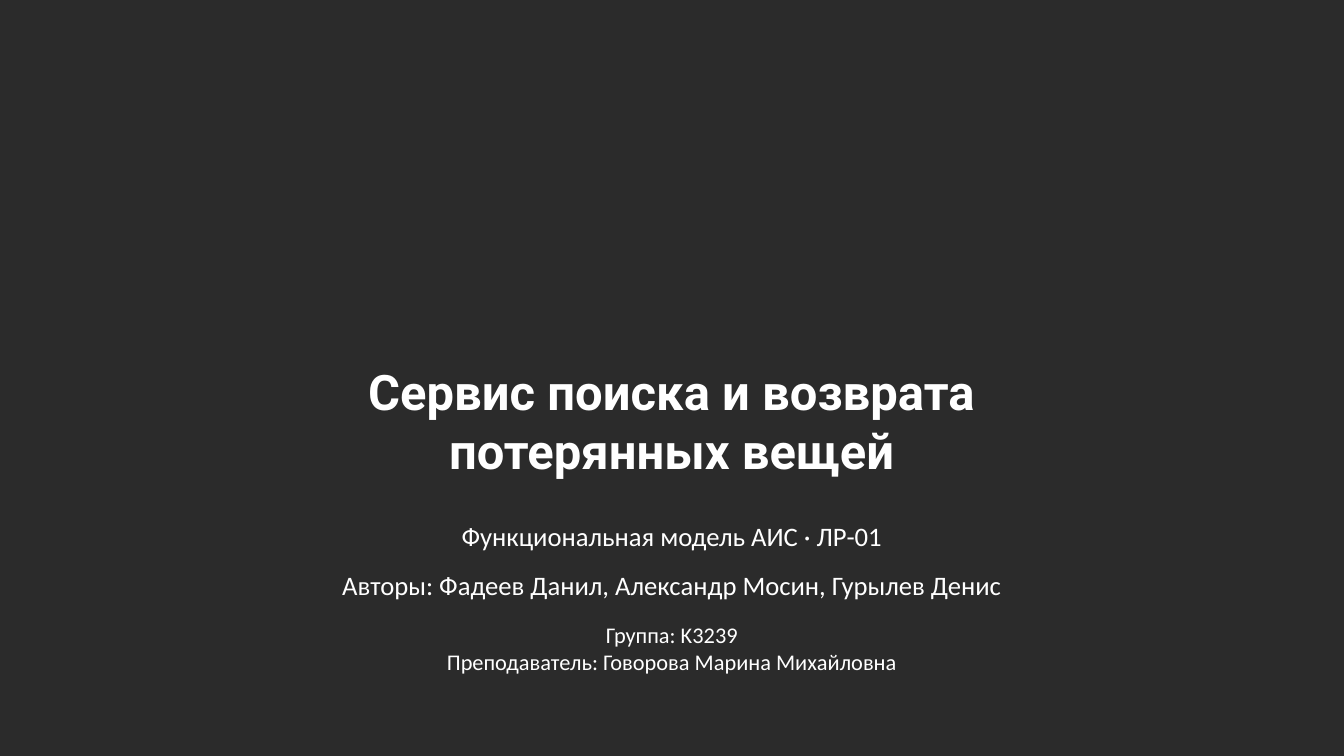
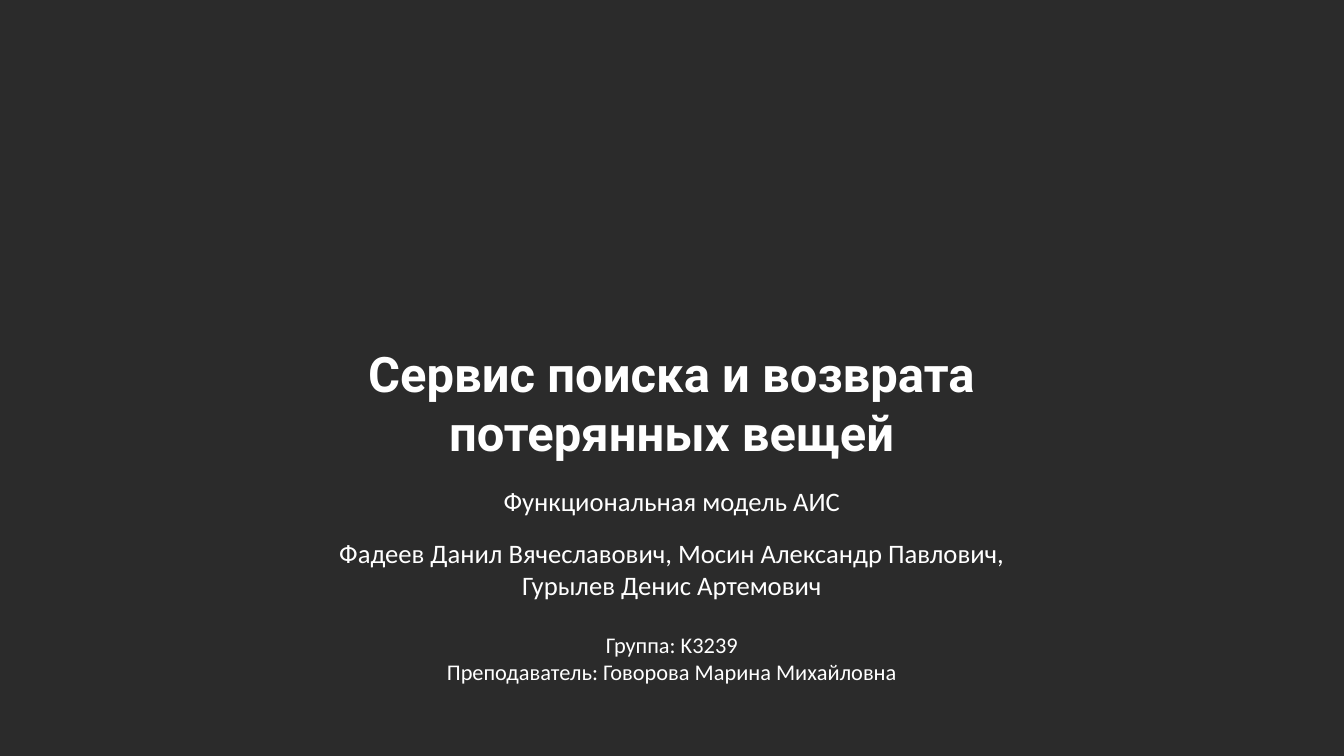
Before and after one commit to falltest/DATABASES_Fadey_Pushkin_Gurylev, a slide deck: slide 1 of Фадеев_Мосин_Гурылев лаб1/Презентация.pptx. Drawn at 1344x756 pixels with LibreOffice and Linux fonts; fonts in the diff are those of the drawing; background and template pictures are left out; a plain dark background stands for a picture behind light text. Boxes give left, top, right and bottom in pixels: in the first picture for what was removed or moved away, otherwise in the second. Text is boxed around its words. In the diff, an @@ line names an element or a change of style, - is before the commit and + after.

```diff
--- a/Фадеев_Мосин_Гурылев лаб1/Презентация.pptx
+++ b/Фадеев_Мосин_Гурылев лаб1/Презентация.pptx
@@ text "Сервис поиска и возврата": place and size @@
-text "Сервис поиска и возврата" at box(368, 374, 975, 479)
+text "Сервис поиска и возврата" at box(368, 356, 975, 461)
@@ text at box(504, 493, 840, 516): text changed @@
-Функциональная модель АИС · ЛР-01
+Функциональная модель АИС
@@ text at box(339, 545, 1004, 600): text changed @@
-Авторы: Фадеев Данил, Александр Мосин, Гурылев Денис
+Фадеев Данил Вячеславович, Мосин Александр Павлович,
+Гурылев Денис Артемович
@@ text "Группа: K3239": place and size @@
-text "Группа: K3239" at box(447, 628, 896, 674)
+text "Группа: K3239" at box(447, 638, 896, 684)
```
Also in this commit, not shown: 5 other slides changed, 3 slides added, 2 slides removed, 2 other files.
